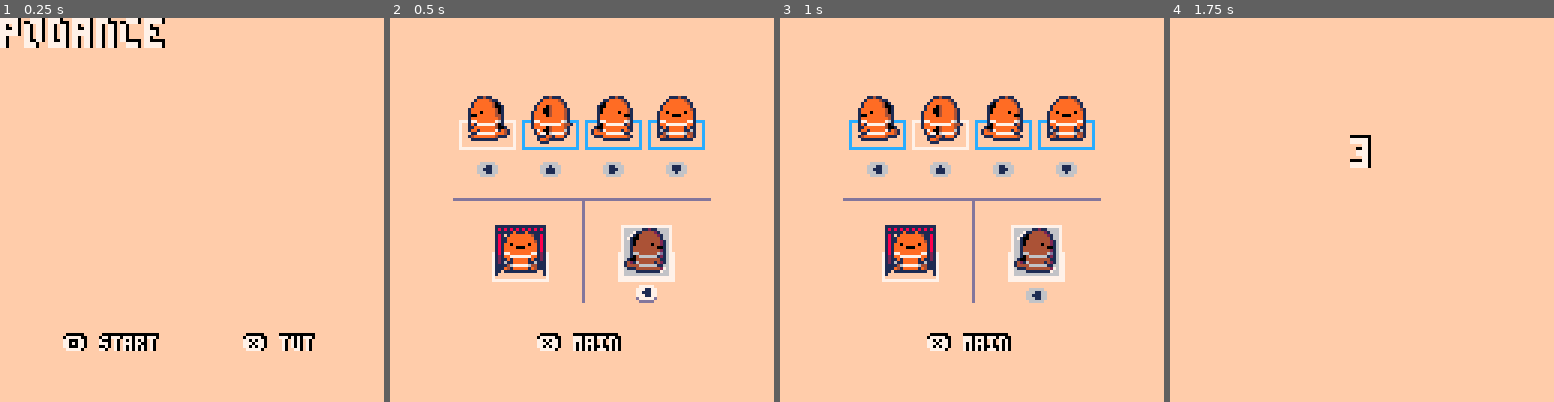
Above: before the commit, frames 1-4 (left to right).
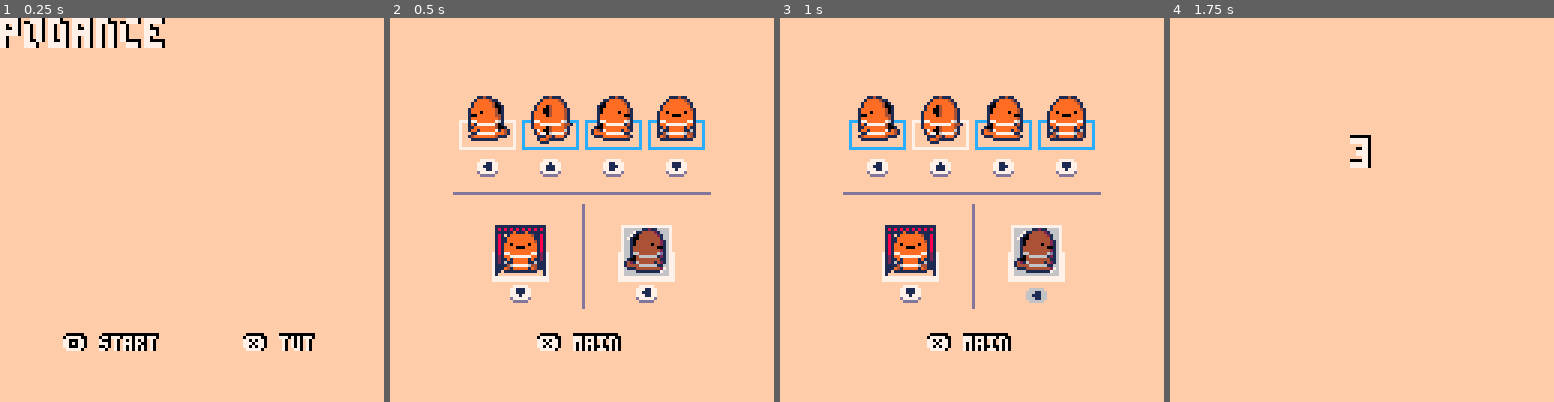
Above: after the commit, the same moments.

Repository: hyongew/pico8
Game: PICO-8 cartridge podance.p8
Same seed, same stepped clock (60 frames per second), same inputs: the game is played once before the commit and once after it.
Inputs:
- Up to frame 1 (0.25 s): no input
- Up to frame 2 (0.5 s): tap X (X key) at 0.33 s
- Up to frame 3 (1 s): tap O (Z key) at 0.7 s
- Up to frame 4 (1.75 s): tap X (X key) at 1.07 s; hold Right from 1.6 s (still down); tap O (Z key) at 1.7 s

Frame 1 is identical in both runs. In frame 2, 2.2% of the frame differs, in the area x 16-84%, y 36-76%; in frame 3, 2.2%; in frame 4, nothing differs.

Commit message:
Impove tutorial, fix bug

Diff:
--- a/podance.p8
+++ b/podance.p8
@@ -34,6 +34,7 @@
 function _update()
 	if state=="main" then
 		f=0
+		csp=csp0
 		if (btnp(🅾️)) state="rdy"
 		if (btnp(❎)) state="tut"
 
@@ -124,7 +125,7 @@
 				2,2
 			)
 			local off=
-				tstep-4==i and 41 or 57
+				tstep-4==i and 57 or 41
 			spr(ms[i]+off,
 				getx(i)+4,
 				gety(i)-8)
@@ -132,16 +133,16 @@
 
 		line(
 			getx(1)-4,
-			gety(5)-10,
+			gety(5)-12,
 			getx(4)+18,
-			gety(5)-10,
+			gety(5)-12,
 			13
 		)
 		line(
 			getx(2)+18,
-			gety(5)-10,
+			gety(5)-8,
 			getx(2)+18,
-			gety(5)+24,
+			gety(5)+26,
 			13
 		)
 
@@ -155,13 +156,20 @@
 			"❎ main",
 			49,106,7
 		)
+		off=
+			tstep==8 and 57 or 41
+		spr(
+			⬇️+off,
+			getx(5)+15,
+			gety(5)+18
+		)
 
 		--mirror
 		local x,y=
 			getx(7)+11,gety(7)
 		local tstep2=f\(spd*2)+1
-		local off=
-			tstep%2==1 and 41 or 57
+		off=
+			tstep%2==0 and 57 or 41
 		drawsq(x,y,7)
 		rectfill(x-1,y-1,x+15,y+16,6)
 		spr(
@@ -626,6 +634,7 @@
 	line(x1,y2,x1+cf,y2,1)
 	line(x2,y2,x2-cf,y2,1)
 	spr(csp+shft,x,y,2,2)
+	line(x1,y2+1,x2,y2+1,7)
 end
 -->8
 --debugger
